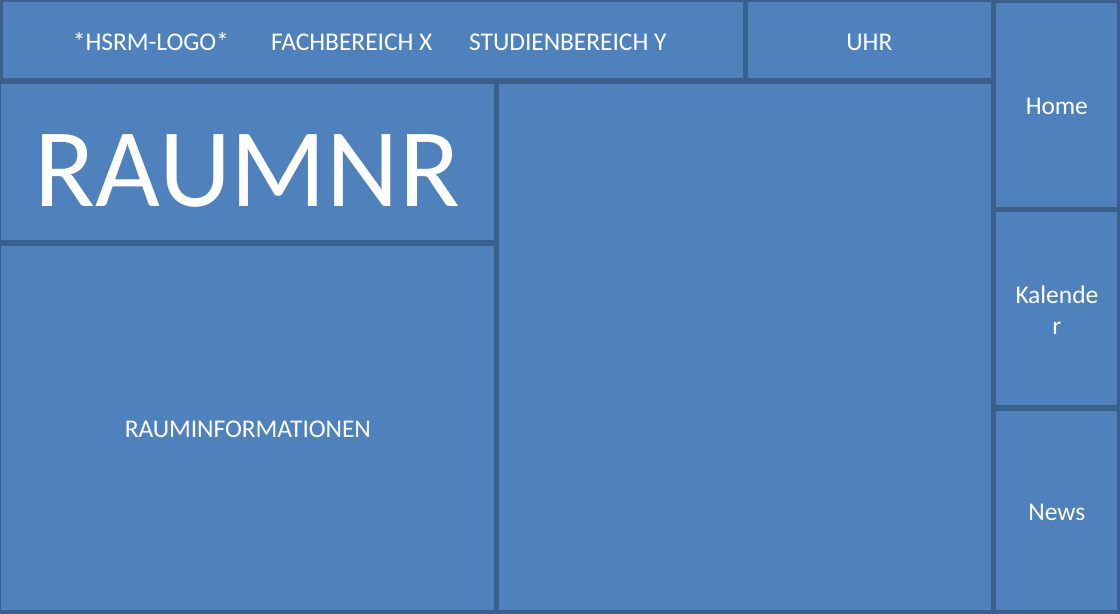
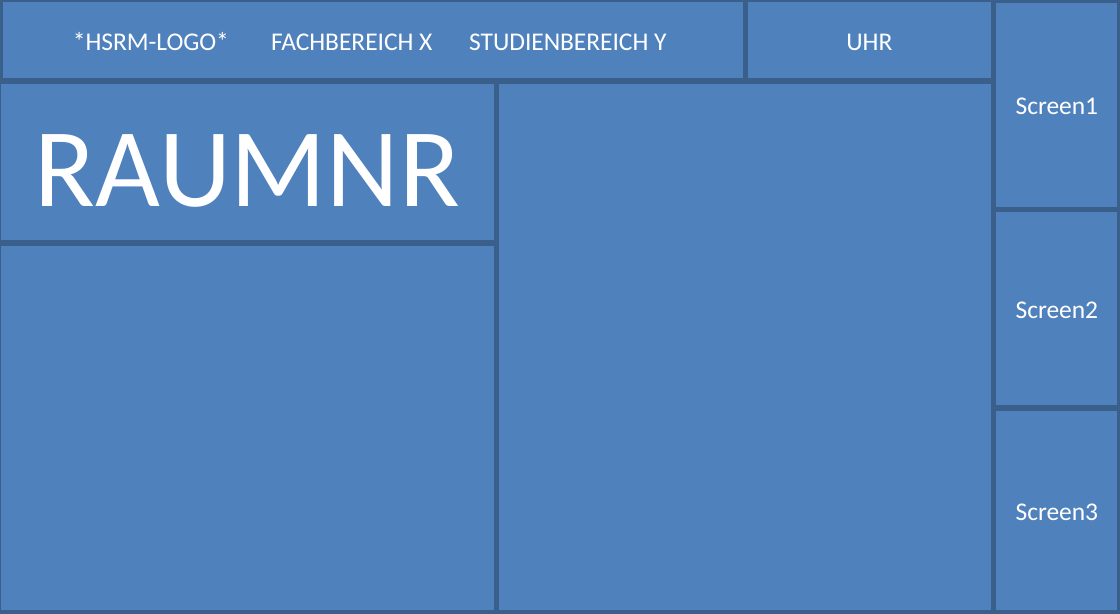
Before and after one commit to 3xtogo/dwd, a slide deck: slide 3 of doku/Layout_Design.pptx (slide 1 before the commit). Drawn at 1120x614 pixels with LibreOffice and Linux fonts; fonts in the diff are those of the drawing. Boxes give left, top, right and bottom in pixels: in the first picture for what was removed or moved away, otherwise in the second. Text is boxed around its words. In the diff, an @@ line names an element or a change of style, - is before the commit and + after.

```diff
--- a/doku/Layout_Design.pptx
+++ b/doku/Layout_Design.pptx
@@ text in rectangle at box(1016, 97, 1098, 114): text changed @@
-Home
+Screen1
@@ text in rectangle at box(1016, 301, 1098, 318): text changed @@
-Kalender
+Screen2
@@ text in rectangle at box(125, 420, 371, 437): text removed @@
-RAUMINFORMATIONEN
@@ text in rectangle at box(1016, 503, 1098, 520): text changed @@
-News
+Screen3
```
Also in this commit, not shown: 3 other slides changed, 6 slides added, 2 other files.
